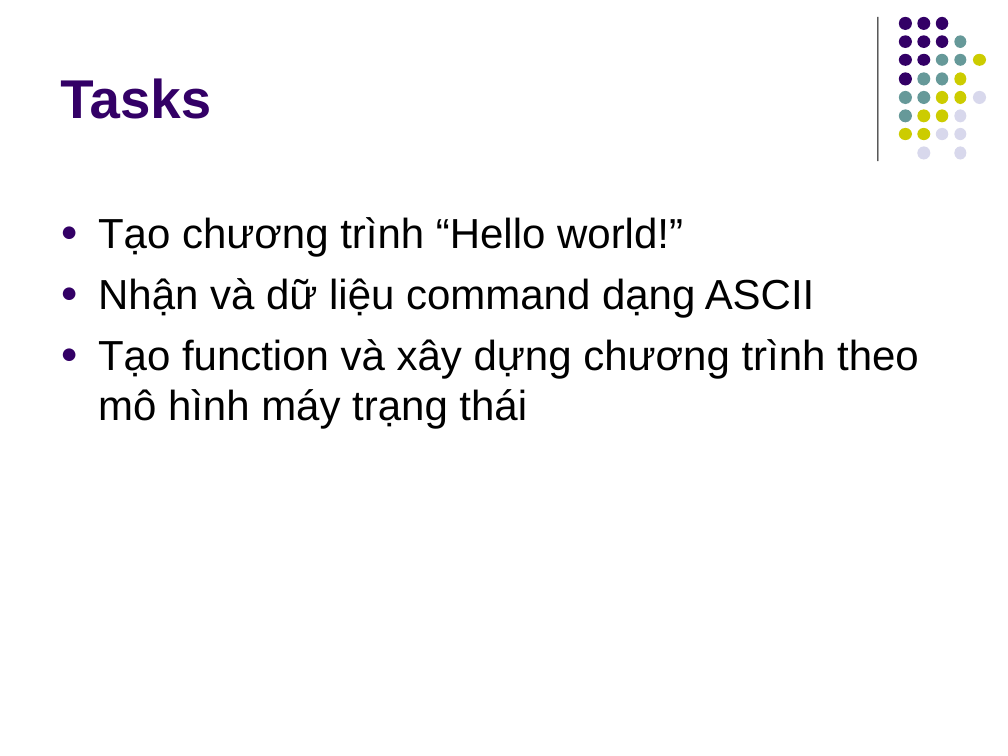
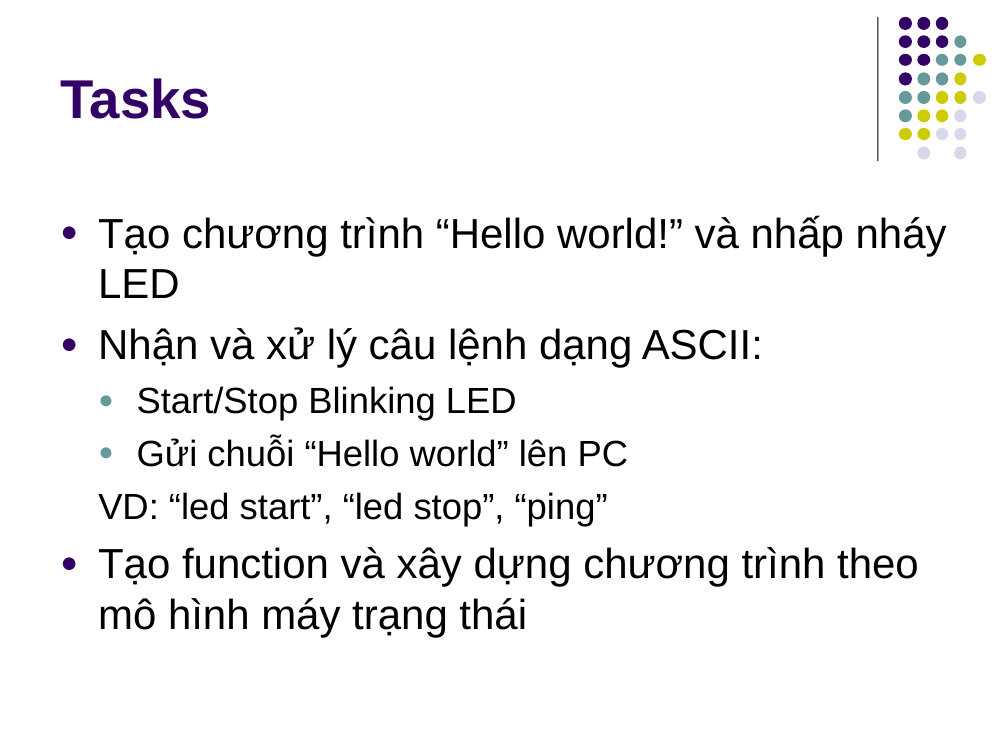
Before and after one commit to kmtekvn/hi-tech, a slide deck: slide 11 of slides/Buổi 1 - Giới thiệu.ppt. Drawn at 1008x756 pixels with LibreOffice and Linux fonts; fonts in the diff are those of the drawing. Boxes give left, top, right and bottom in pixels: in the first picture for what was removed or moved away, otherwise in the second. Text is boxed around its words. In the diff, an @@ line names an element or a change of style, - is before the commit and + after.

Commit message:
update course agenda

```diff
--- a/slides/Buổi 1 - Giới thiệu.ppt
+++ b/slides/Buổi 1 - Giới thiệu.ppt
@@ text at (98, 215, 947, 526): text changed; size 30 to 26 pt @@
-● Tạo chương trình “Hello world!”
-● Nhận và dữ liệu command dạng ASCII
+● Tạo chương trình “Hello world!” và nhấp nháy LED
+● Nhận và xử lý câu lệnh dạng ASCII:
+  ● Start/Stop Blinking LED
+  ● Gửi chuỗi “Hello world” lên PC
+  VD: “led start”, “led stop”, “ping”
```
